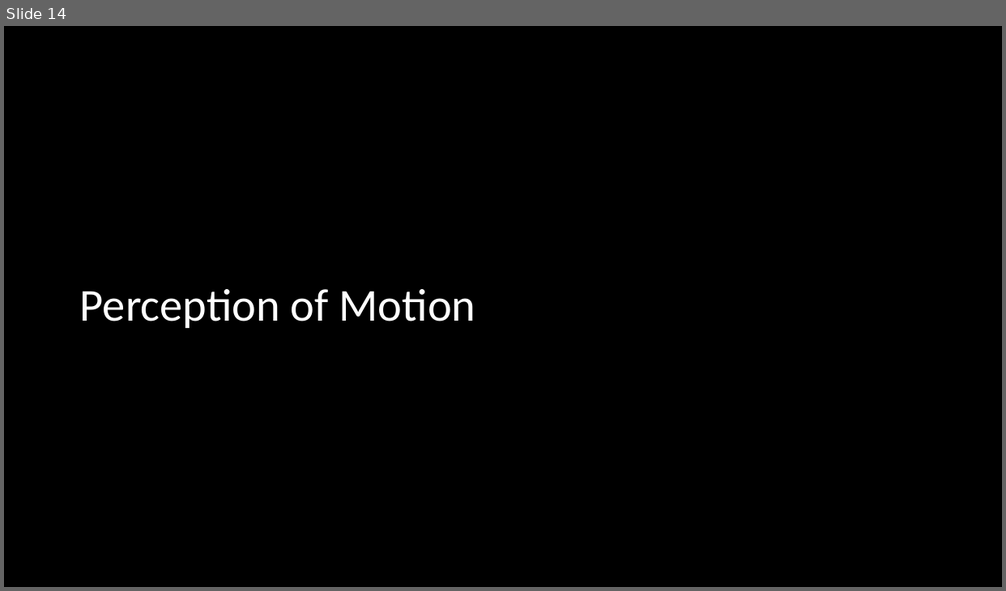
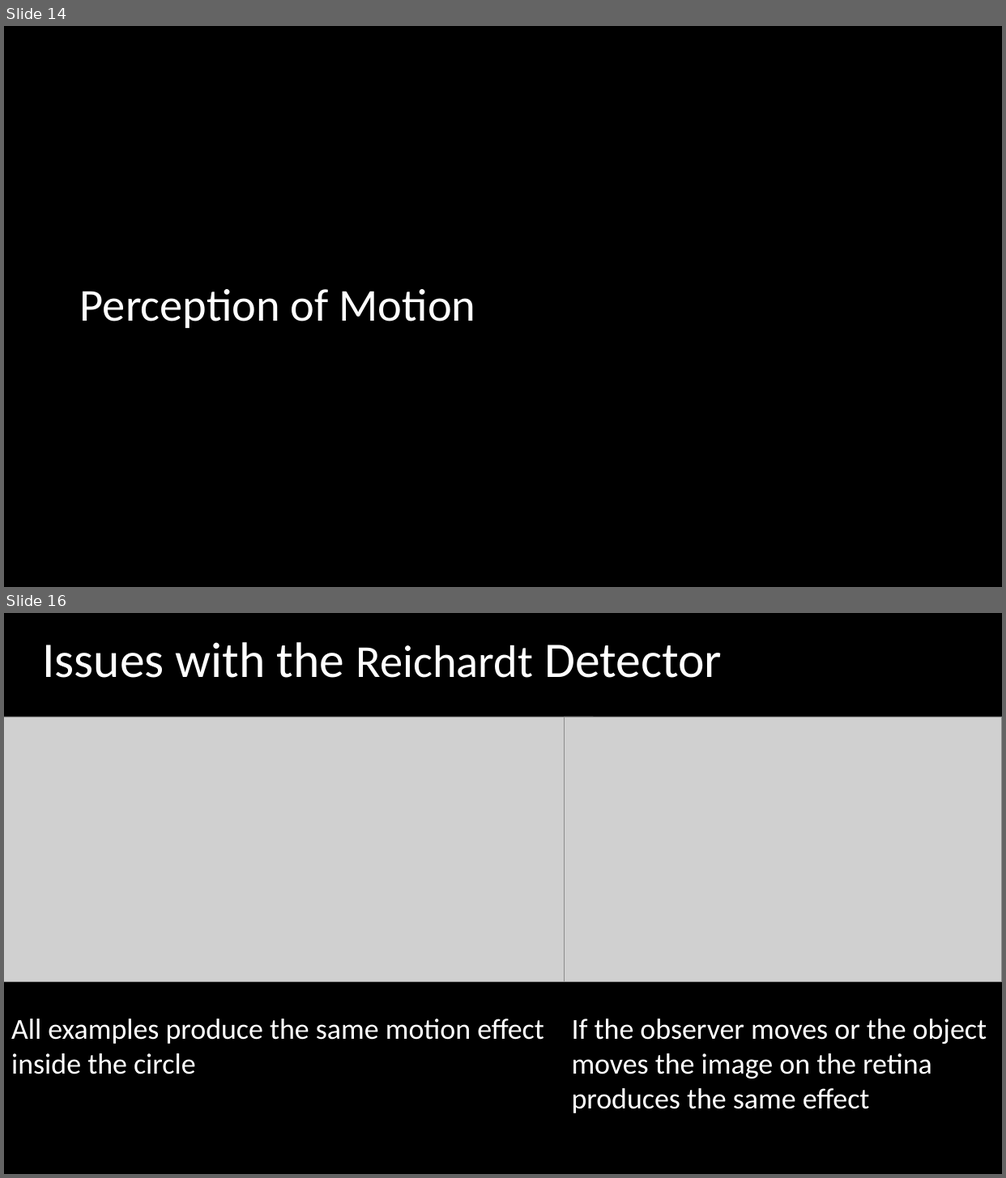
Before and after one commit to haelmic3/Graphics2, a slide deck: slides/Chapter 6.pptx. Shown one above the other, each under a label of ours: slide 14 before the commit, slides 14 and 16 after it; the slides between them are not shown. The pictures are 1006x591 and 1006x1178 pixels, drawn with LibreOffice and Linux fonts; fonts in the diff are those of the drawing; grey boxes stand for pictures. Boxes give left, top, right and bottom in pixels: in the first picture for what was removed or moved away, otherwise in the second. Text is boxed around its words. In the diff, an @@ line names an element or a change of style, - is before the commit and + after.

```diff
--- a/slides/Chapter 6.pptx
+++ b/slides/Chapter 6.pptx
@@ slide 16 added at box(4, 613, 1002, 1174), background #FFFFFF @@
@@ text added at box(42, 642, 722, 678), 48 pt, text #000000 @@
+Issues with the Reichardt Detector
@@ picture added at box(4, 717, 594, 982) @@
@@ picture added at box(564, 717, 1002, 982) @@
@@ text added at box(11, 1019, 544, 1075), 28 pt, text #000000 @@
+All examples produce the same motion effect inside the circle
@@ text added at box(572, 1019, 987, 1114), 28 pt, text #000000 @@
+If the observer moves or the object moves the image on the retina produces the same effect
```
Also in this commit, not shown: 14 other slides changed, 10 other slides added, 3 other files.
